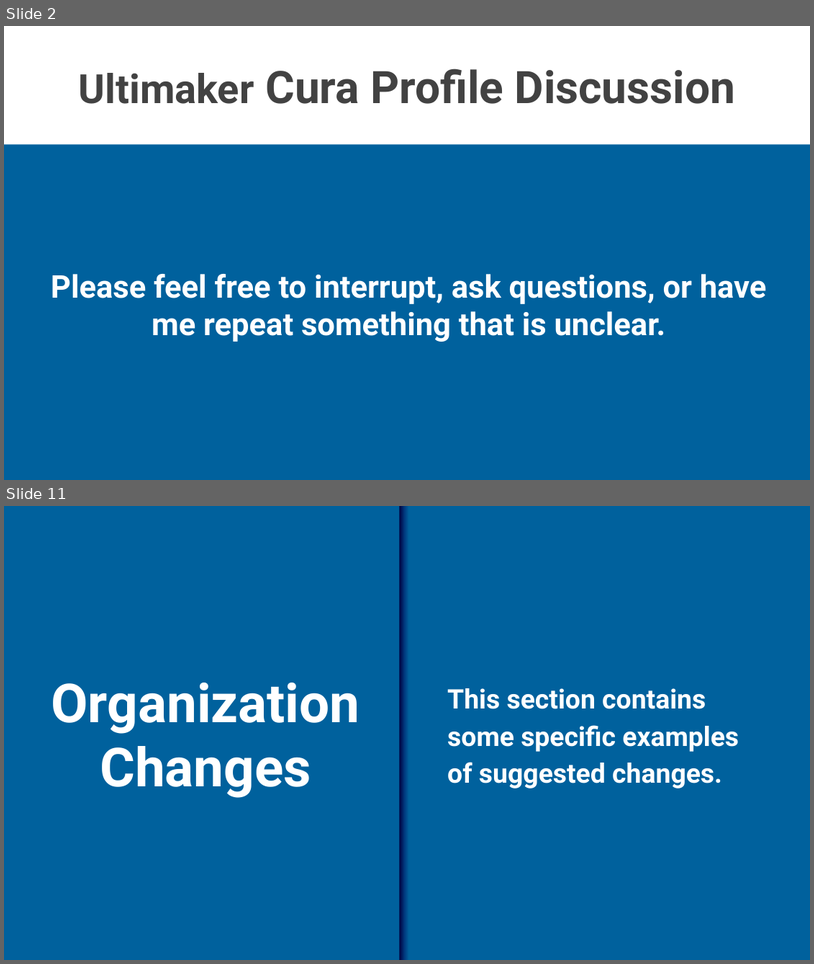
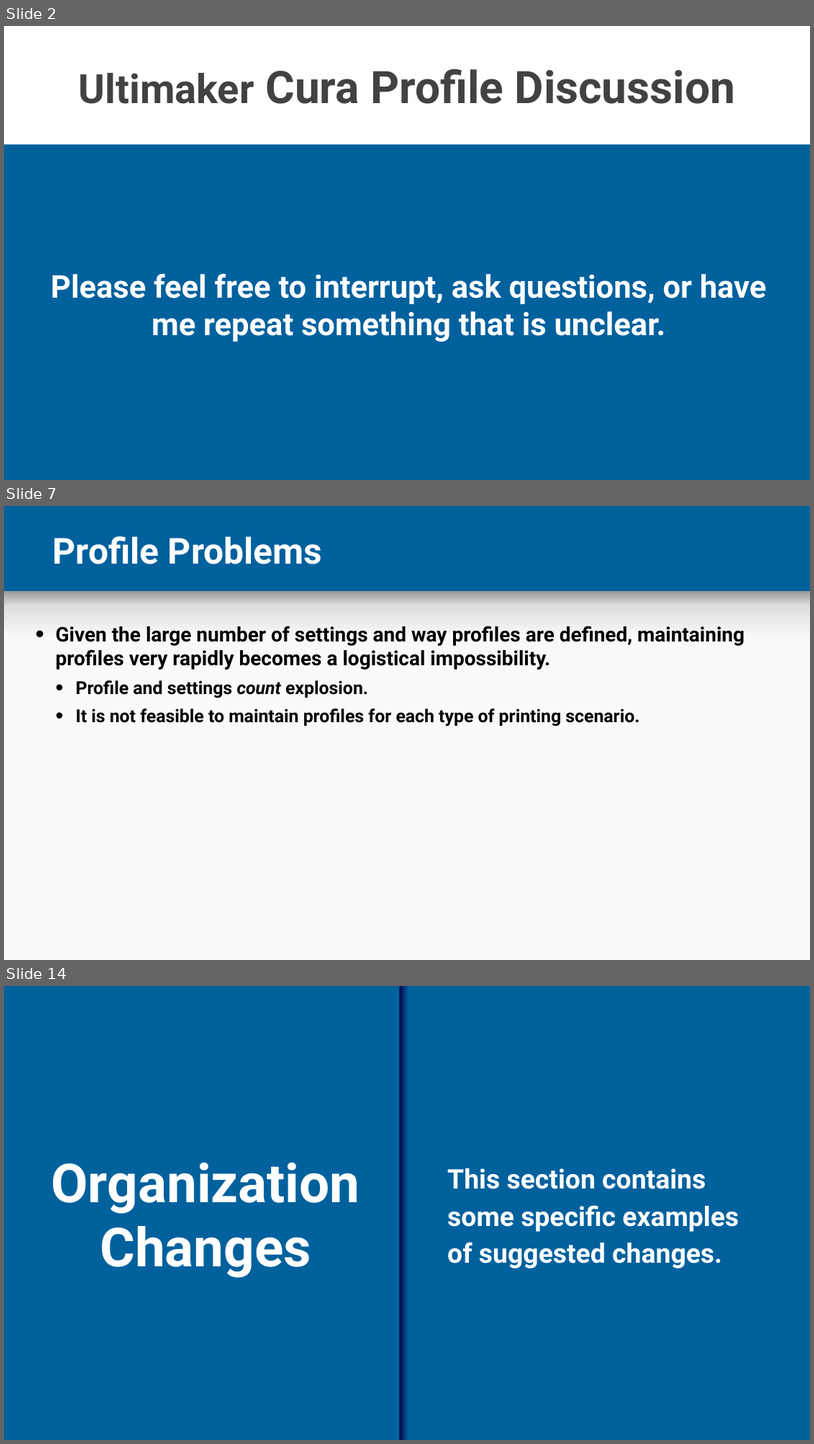
Before and after one commit to lendres/Cura-UI-Example, a slide deck: Documentation and Notes/Cura Profiles.pptx. Shown one above the other, each under a label of ours: slides 2 and 11 before the commit, slides 2, 7 and 14 after it; the slides between them are not shown. The pictures are 814x964 and 814x1444 pixels, drawn with LibreOffice and Linux fonts; fonts in the diff are those of the drawing; background and template pictures are left out. Boxes give left, top, right and bottom in pixels: in the first picture for what was removed or moved away, otherwise in the second. Text is boxed around its words. In the diff, an @@ line names an element or a change of style, - is before the commit and + after.

```diff
--- a/Documentation and Notes/Cura Profiles.pptx
+++ b/Documentation and Notes/Cura Profiles.pptx
@@ slide 7 added at bbox=[4, 506, 810, 960], background #00619D @@
@@ title added at bbox=[53, 536, 322, 564], 32 pt, text #FFFFFF, bold @@
+Profile Problems
@@ rectangle added at bbox=[4, 591, 810, 664], fill gradient #F9F9F9 to #DEDEDE to #999999 @@
@@ text added at bbox=[56, 626, 745, 726], 18 pt, text #000000, bold @@
+• Given the large number of settings and way profiles are defined, maintaining profiles very rapidly becomes a logistical impossibility.
+  • Profile and settings count explosion.
+  • It is not feasible to maintain profiles for each type of printing scenario.
@@ rectangle added at bbox=[4, 654, 810, 959], fill #FAFAFA @@
@@ what was slide 11 is now slide 14 @@
```
Also in this commit, not shown: 1 slide changed, 9 other slides added, 4 slides removed, 32 other files.
